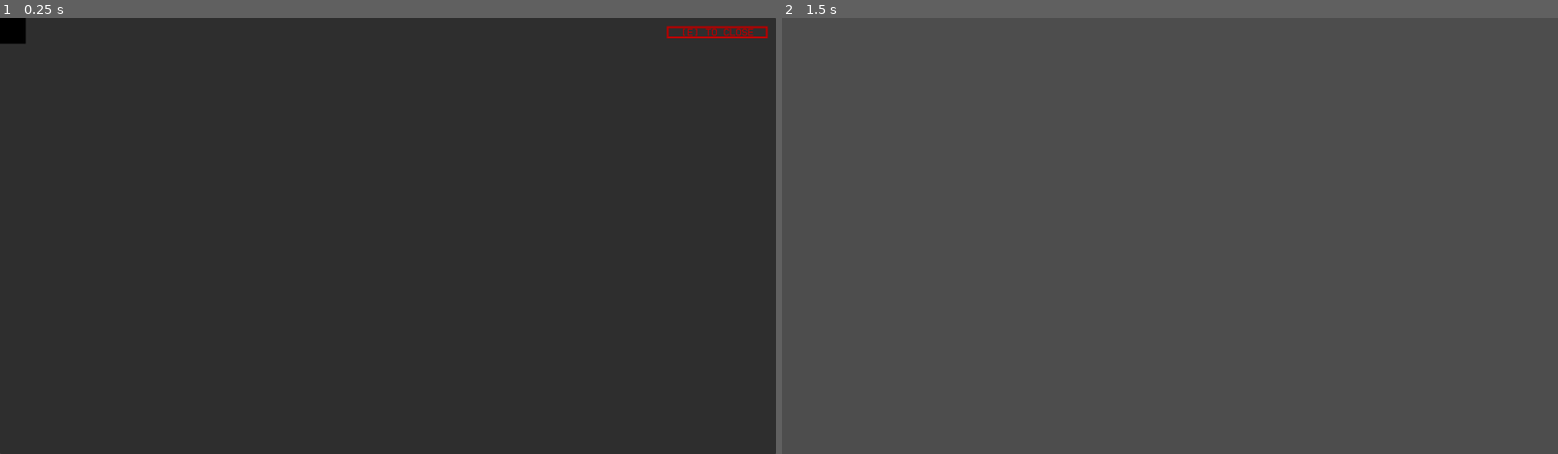
Above: before the commit, frames 1-2 (left to right).
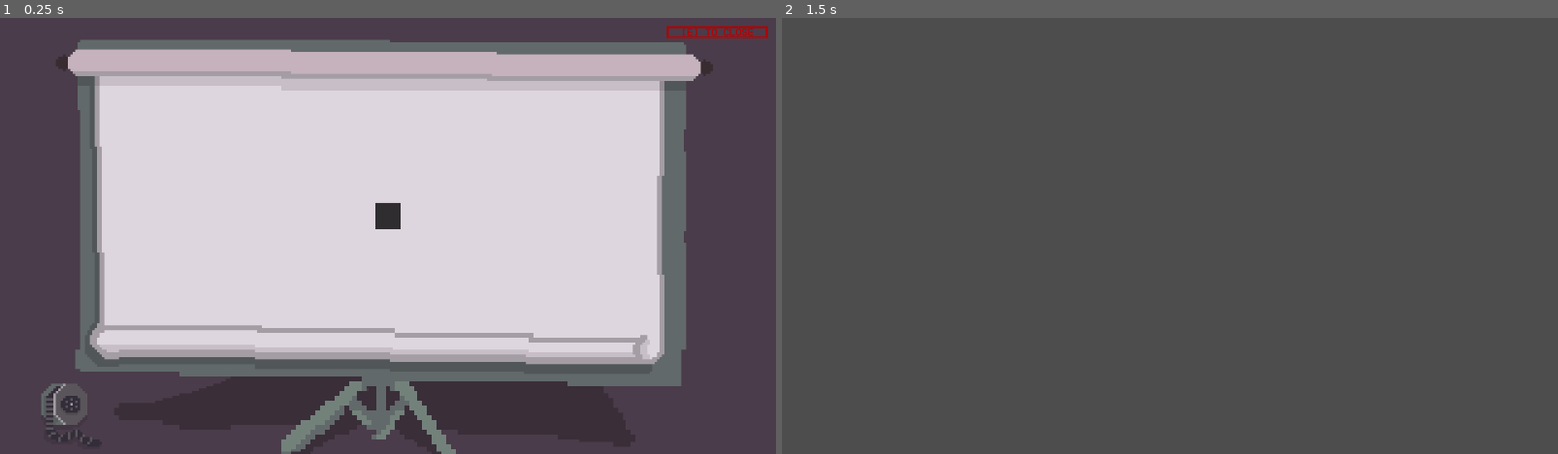
Above: after the commit, the same moments.

Repository: bruttosozial/FoundAndLost
Game: Godot game, scene res://Scenes/MediaDetailScenes/media_detail_video.tscn
The game is run twice, just before and just after one commit, with the same random seed, the same clock (stepped at 60 frames per second) and the same inputs. This scene is started directly instead of the project's main scene. Video files are missing from this copy of the repository; at most half a second of black plays in their place.
Inputs:
- Up to frame 1 (0.25 s): no input
- Up to frame 2 (1.5 s): tap Enter at 0.5 s; hold D (right) 0.53-1.28 s; tap E (interact) at 0.6, 1.35 s; tap Space at 1.25 s; hold S (down) from 1.28 s (still down)

The runs differ from the first frame. In frame 1, 93% of the frame differs, in the area x 0-100%, y 0-100%; in frame 2, nothing differs.

Commit message:
uploaded projector

Diff:
--- a/Scenes/MediaDetailScenes/media_detail_video.tscn
+++ b/Scenes/MediaDetailScenes/media_detail_video.tscn
@@ -1,8 +1,10 @@
 [gd_scene format=3 uid="uid://ve74pp5vrdiv"]
 
 [ext_resource type="Script" uid="uid://bywo406y2jow" path="res://Scripts/Detail views/media_detail_video.gd" id="1_m00ei"]
-[ext_resource type="VideoStream" uid="uid://d03v1pukeys7s" path="res://Assets/media_details/film.ogv" id="2_uoivk"]
+[ext_resource type="Texture2D" uid="uid://cjw415phdigv5" path="res://Assets/Screens/projector/projector.png" id="2_xam08"]
+[ext_resource type="Material" uid="uid://b5t1tq20v25tk" path="res://Shaders/film-opacity.tres" id="3_jsyho"]
 [ext_resource type="PackedScene" uid="uid://bt8utwxauv83n" path="res://Scenes/subtitle_player.tscn" id="3_rxnwp"]
+[ext_resource type="VideoStream" uid="uid://7ulg14rsm2f7" path="res://Assets/media_details/output-1by1.ogv" id="4_jsyho"]
 [ext_resource type="Theme" uid="uid://bo45umqon0p4n" path="res://Resources/footage_deleted.tres" id="4_uoivk"]
 
 [node name="MediaDetailVideo" type="Control" unique_id=6383193]
@@ -22,13 +24,36 @@
 grow_horizontal = 2
 grow_vertical = 2
 
-[node name="VideoStreamPlayer" type="VideoStreamPlayer" parent="PanelContainer" unique_id=998938241]
+[node name="TextureRect" type="TextureRect" parent="PanelContainer" unique_id=1206404983]
+texture_filter = 1
+layout_mode = 2
+texture = ExtResource("2_xam08")
+
+[node name="VideoStreamMC" type="MarginContainer" parent="PanelContainer" unique_id=1493620809]
+modulate = Color(1, 1, 1, 0.3647059)
+self_modulate = Color(1, 1, 1, 0.4509804)
+layout_mode = 2
+size_flags_horizontal = 4
+size_flags_vertical = 4
+offset_transform_enabled = true
+theme_override_constants/margin_left = 100
+theme_override_constants/margin_top = 100
+theme_override_constants/margin_right = 100
+theme_override_constants/margin_bottom = 200
+
+[node name="VideoStreamPlayer" type="VideoStreamPlayer" parent="PanelContainer/VideoStreamMC" unique_id=998938241]
+modulate = Color(1, 1, 1, 0.4509804)
+self_modulate = Color(0.29954746, 0.29954746, 0.29954743, 1)
+material = ExtResource("3_jsyho")
 propagate_maximum_size = true
 layout_mode = 2
-stream = ExtResource("2_uoivk")
+size_flags_horizontal = 4
+size_flags_vertical = 4
+stream = ExtResource("4_jsyho")
 autoplay = true
 
 [node name="MarginContainer" type="MarginContainer" parent="PanelContainer" unique_id=2674879]
+visible = false
 layout_mode = 2
 theme_override_constants/margin_bottom = 20
 
@@ -66,3 +91,5 @@
 layout_mode = 1
 size_flags_vertical = 8
 subtitles_filename = "abandonment_film"
+
+[connection signal="finished" from="PanelContainer/VideoStreamMC/VideoStreamPlayer" to="." method="_on_video_stream_player_finished"]
--- a/Scenes/subtitle_player.tscn
+++ b/Scenes/subtitle_player.tscn
@@ -2,7 +2,7 @@
 
 [ext_resource type="Script" uid="uid://dgo5p6n0bbctn" path="res://Scripts/subtitle_player.gd" id="1_vq8i6"]
 [ext_resource type="Theme" uid="uid://bo45umqon0p4n" path="res://Resources/footage_deleted.tres" id="2_urcm3"]
-[ext_resource type="FontFile" uid="uid://cpgcxsfye7i8t" path="res://Assets/Fonts/home-video.regular.otf" id="3_u8cdv"]
+[ext_resource type="FontFile" uid="uid://r2j7070qjkre" path="res://Assets/Fonts/home-video.bold.otf" id="3_urcm3"]
 
 [node name="SubtitlePlayer" type="Control" unique_id=373058500]
 custom_minimum_size = Vector2(500, 50)
@@ -28,9 +28,10 @@
 offset_transform_enabled = true
 theme = ExtResource("2_urcm3")
 theme_override_colors/default_color = Color(1, 1, 1, 1)
-theme_override_fonts/normal_font = ExtResource("3_u8cdv")
+theme_override_fonts/normal_font = ExtResource("3_urcm3")
 theme_override_font_sizes/normal_font_size = 50
 text = "Consequatur enim rerum et. Quam consequatur ut molestias officiis doloribus repellat aut. "
+fit_content = true
 horizontal_alignment = 1
 vertical_alignment = 1
 
--- a/Scripts/Detail views/media_detail_video.gd
+++ b/Scripts/Detail views/media_detail_video.gd
@@ -1,6 +1,9 @@
 extends Control
 
 signal closed
+
+@onready var videoMC : MarginContainer = $PanelContainer/MarginContainer
+@onready var streamp : VideoStreamPlayer = $PanelContainer/VideoStreamMC/VideoStreamPlayer
 
 # Called when the node enters the scene tree for the first time.
 func _ready() -> void:
@@ -12,3 +15,8 @@
 	if Input.is_action_just_released("interact"):
 		closed.emit()
 		queue_free()
+
+
+func _on_video_stream_player_finished() -> void:
+	if streamp.finished:
+		streamp.visible = false;
--- /dev/null
+++ b/Shaders/film-opacity.gdshader
@@ -0,0 +1,10 @@
+shader_type canvas_item;
+
+uniform float video_opacity : hint_range(0.0, 1.0) = 0.5;
+
+void fragment() {
+
+    vec4 video_pixel = texture(TEXTURE, UV);
+
+    COLOR = vec4(video_pixel.rgb, video_opacity);
+}
--- /dev/null
+++ b/Shaders/film-opacity.tres
@@ -0,0 +1,7 @@
+[gd_resource type="ShaderMaterial" format=3 uid="uid://b5t1tq20v25tk"]
+
+[ext_resource type="Shader" uid="uid://cjdjo64t4i2rp" path="res://Shaders/film-opacity.gdshader" id="1_raico"]
+
+[resource]
+shader = ExtResource("1_raico")
+shader_parameter/video_opacity = 0.790000037525
Binary file added: Assets/Screens/projector/projector.png
Not shown, added: Assets/Screens/projector/projector.png.import
Not shown, added: Assets/media_details/output-1by1.ogv.uid
Not shown, added: Shaders/film-opacity.gdshader.uid
Not shown, added: Assets/media_details/output-1by1.ogv
Not shown, added: Assets/media_details/output-1by1.ogv.url
